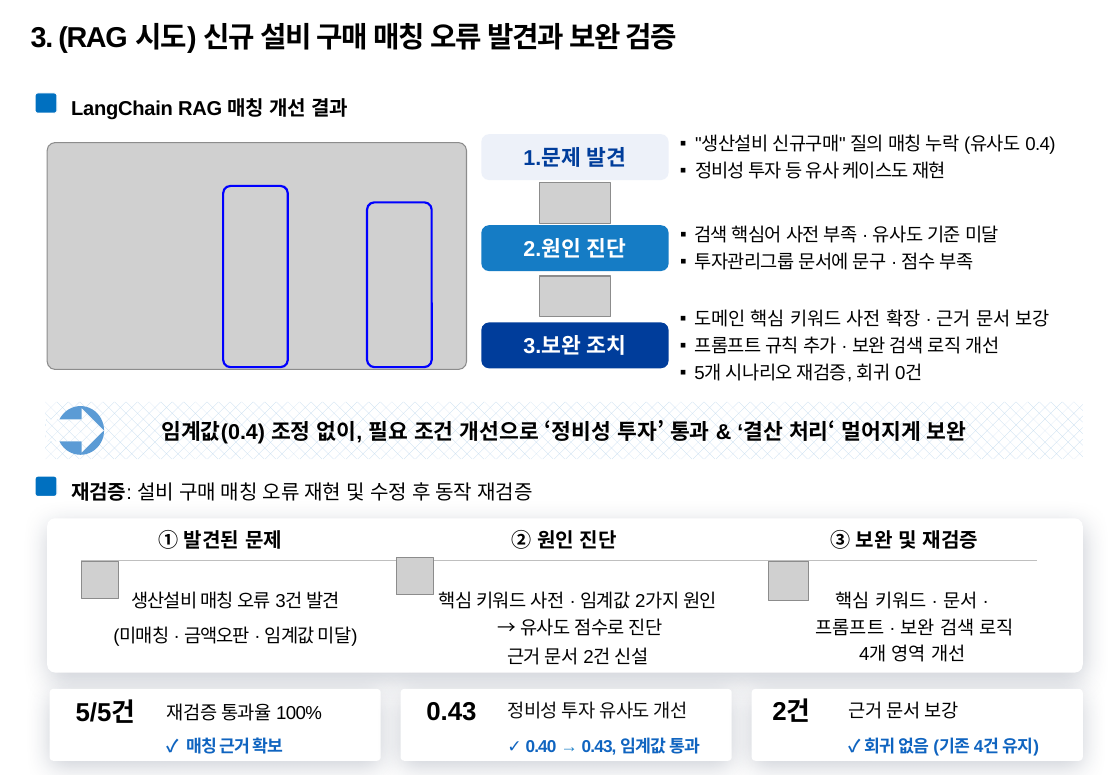
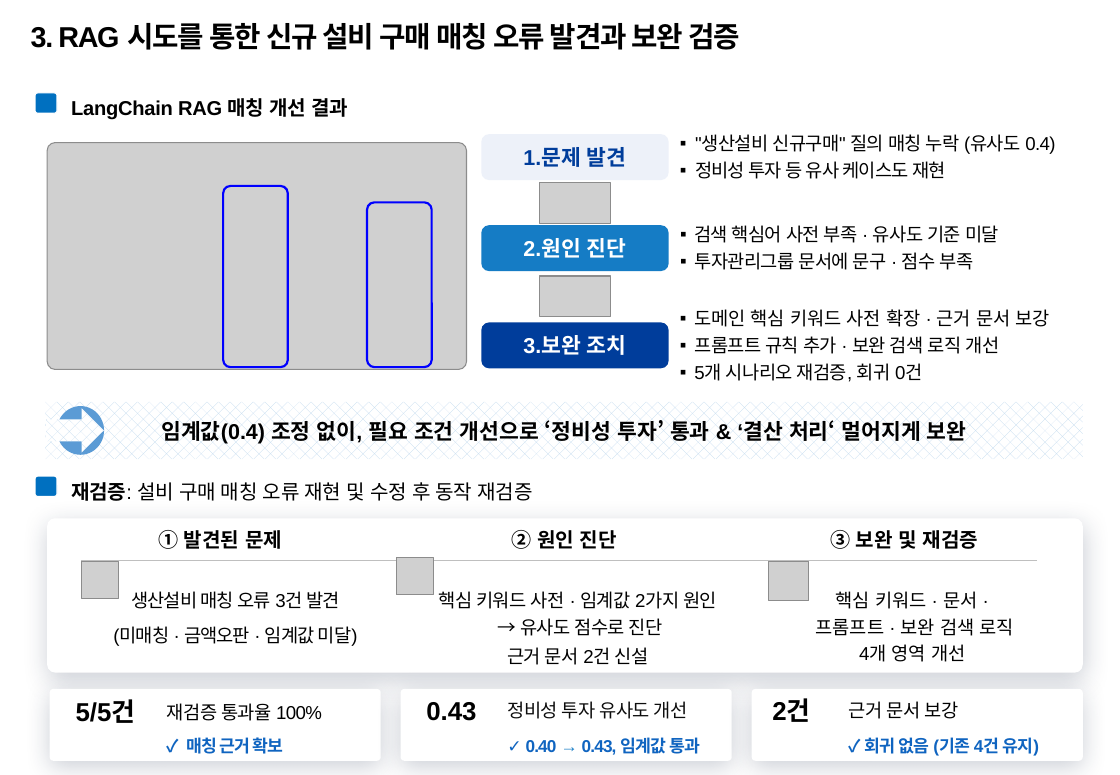
Before and after one commit to temmi81-hue/department-ragas, a slide deck: slide 4 of presentation/260916_AI활용_업무지침네비게이터_5차 수정.pptx. Drawn at 1120x775 pixels with LibreOffice and Linux fonts; fonts in the diff are those of the drawing; grey boxes stand for pictures; background and template pictures are left out. Boxes give left, top, right and bottom in pixels: in the first picture for what was removed or moved away, otherwise in the second. Text is boxed around its words. In the diff, an @@ line names an element or a change of style, - is before the commit and + after.

```diff
--- a/presentation/260916_AI활용_업무지침네비게이터_5차 수정.pptx
+++ b/presentation/260916_AI활용_업무지침네비게이터_5차 수정.pptx
@@ text at <box>31,23,741,50</box>: text changed @@
-3. (RAG 시도) 신규 설비 구매 매칭 오류 발견과 보완 검증
+3. RAG 시도를 통한 신규 설비 구매 매칭 오류 발견과 보완 검증
```
Also in this commit, not shown: 3 other slides changed, 5 other files.
